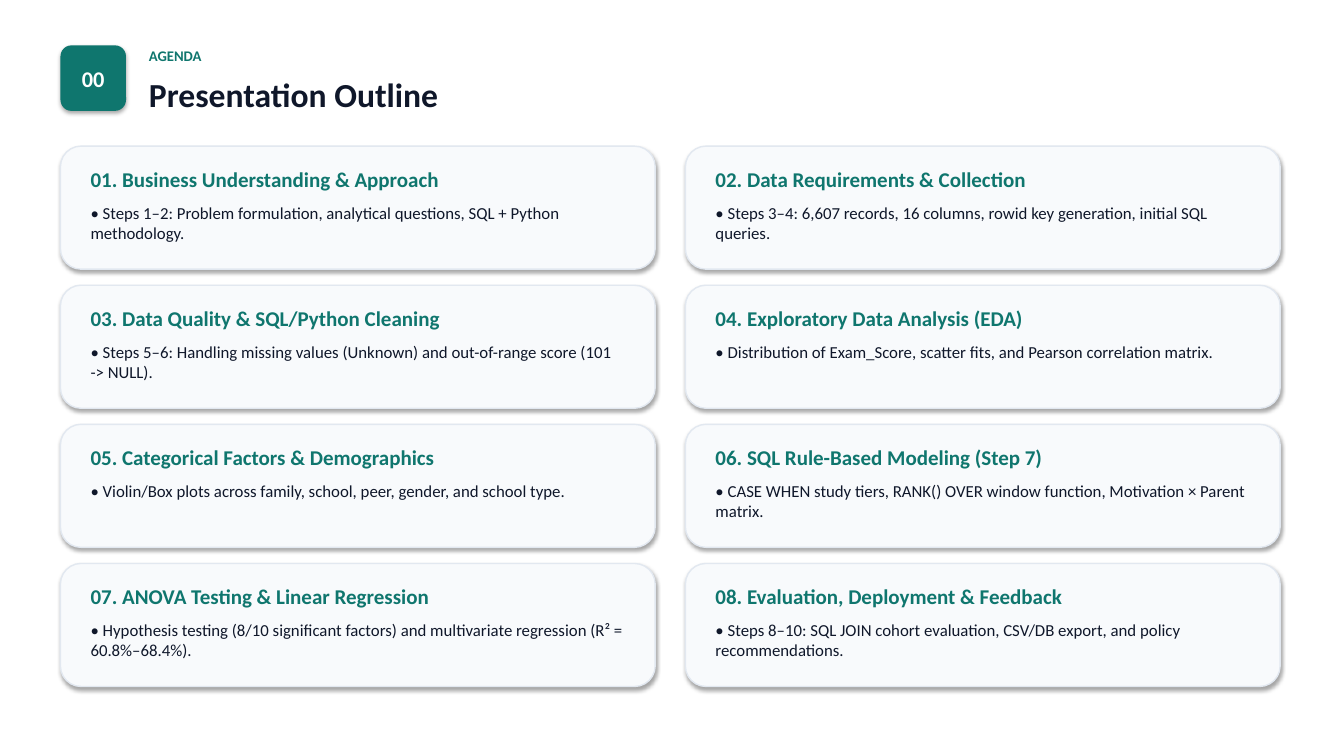
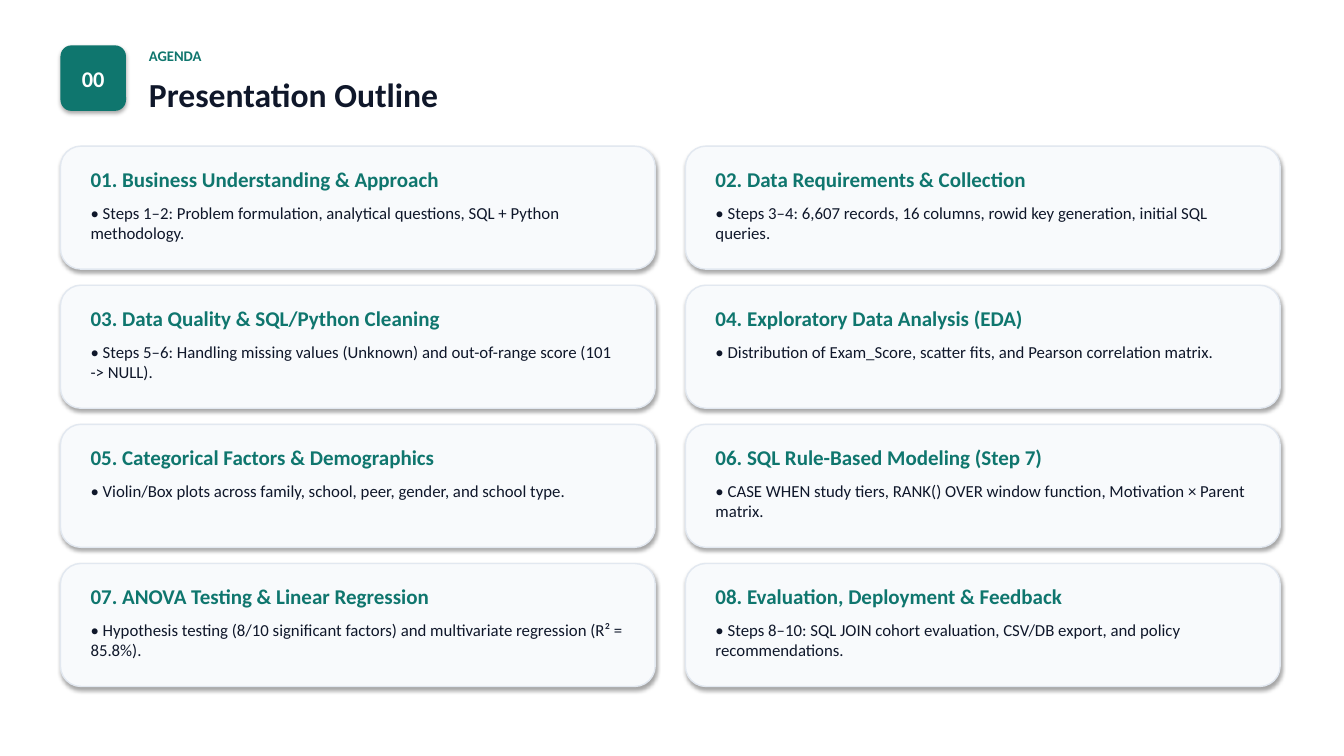
Before and after one commit to baole16/ADY201m, a slide deck: slide 2 of 2_Slide/Slide.pptx. Drawn at 1344x756 pixels with LibreOffice and Linux fonts; fonts in the diff are those of the drawing. Boxes give left, top, right and bottom in pixels: in the first picture for what was removed or moved away, otherwise in the second. Text is boxed around its words. In the diff, an @@ line names an element or a change of style, - is before the commit and + after.

```diff
--- a/2_Slide/Slide.pptx
+++ b/2_Slide/Slide.pptx
@@ text at (91,623,610,658): text changed @@
-• Hypothesis testing (8/10 significant factors) and multivariate regression (R² = 60.8%–68.4%).
+• Hypothesis testing (8/10 significant factors) and multivariate regression (R² = 85.8%).
```
Also in this commit, not shown: 3 other slides changed, 29 other files.
